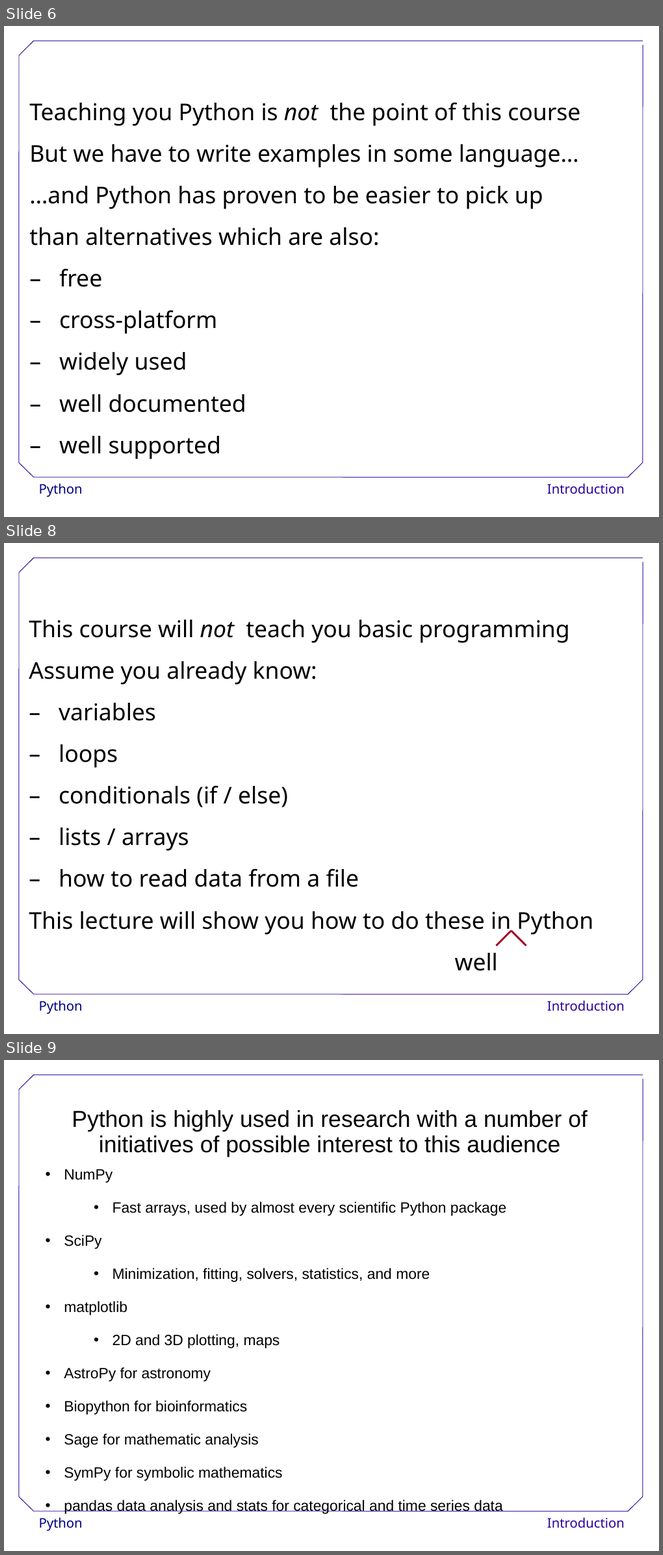
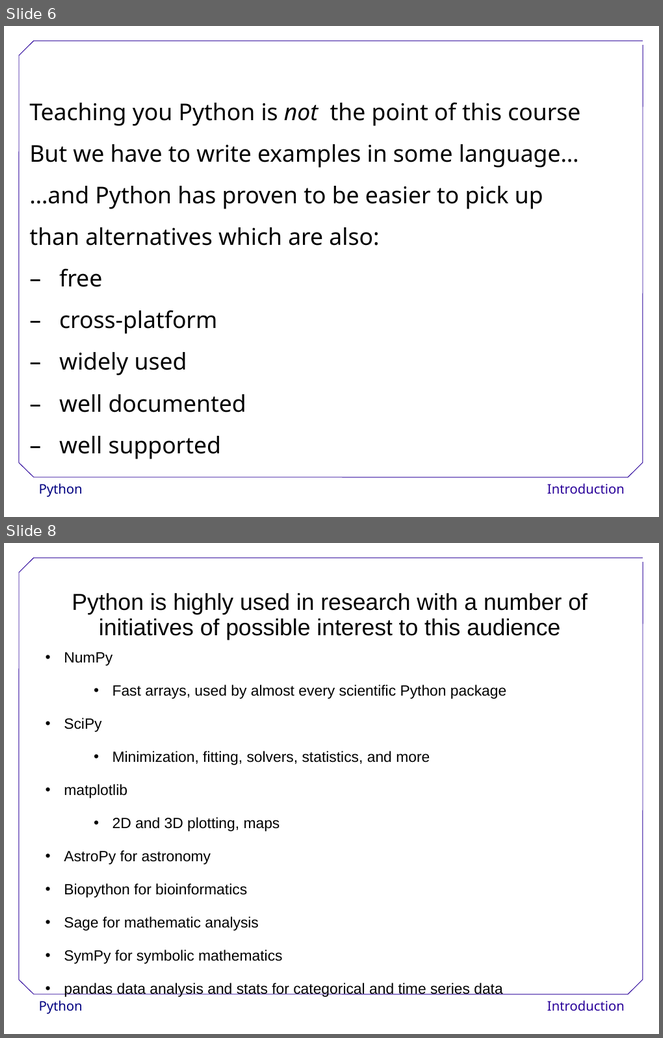
Before and after one commit to swcarpentry/DEPRECATED-boot-camps, a slide deck: slides/PythonBasics.ppt. Shown one above the other, each under a label of ours: slides 6, 8 and 9 before the commit, slides 6 and 8 after it; the slides between them are not shown. The pictures are 663x1555 and 663x1038 pixels, drawn with LibreOffice and Linux fonts; fonts in the diff are those of the drawing; background and template pictures are left out. Boxes give left, top, right and bottom in pixels: in the first picture for what was removed or moved away, otherwise in the second. Text is boxed around its words. In the diff, an @@ line names an element or a change of style, - is before the commit and + after.

```diff
--- a/slides/PythonBasics.ppt
+++ b/slides/PythonBasics.ppt
@@ slide 8 removed at (4,543,659,1034), background #FFFFFF; not listed: 9 template elements that a slide beside it also shows @@
@@ text removed at (29,620,594,971) @@
-This course will not teach you basic programming
-Assume you already know:
-– variables
-– loops
-– conditionals (if / else)
-– lists / arrays
-– how to read data from a file
-This lecture will show you how to do these in Python
-well
@@ line removed from (496, 946) to (512, 931) @@
@@ line removed from (527, 946) to (512, 931) @@
@@ what was slide 9 is now slide 8 @@
```
Also in this commit, not shown: 1 slide changed, 6 other files.
